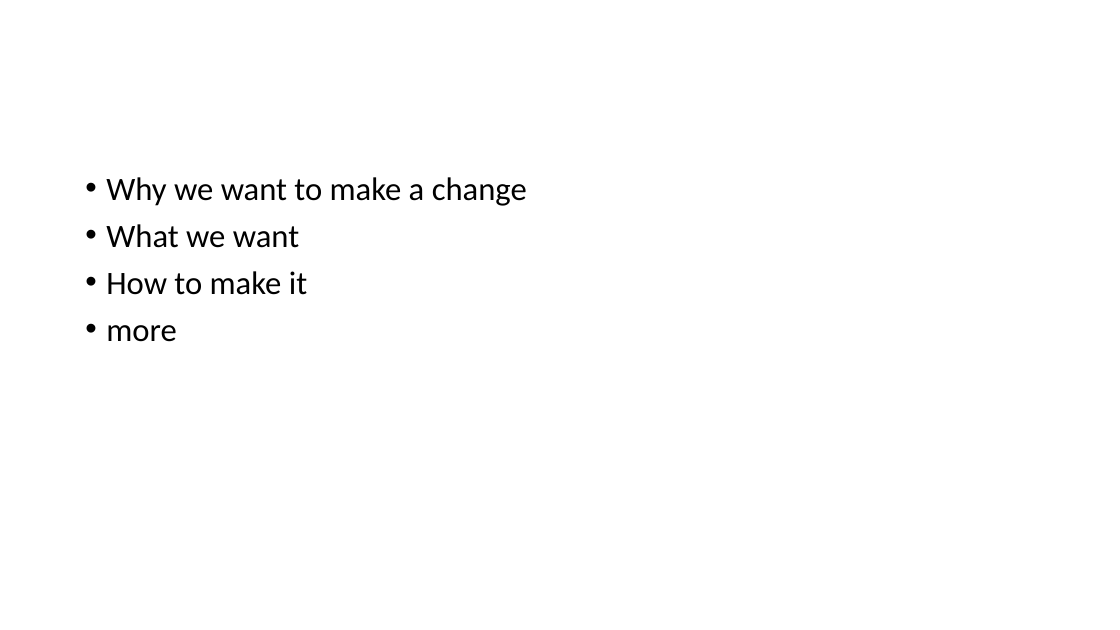
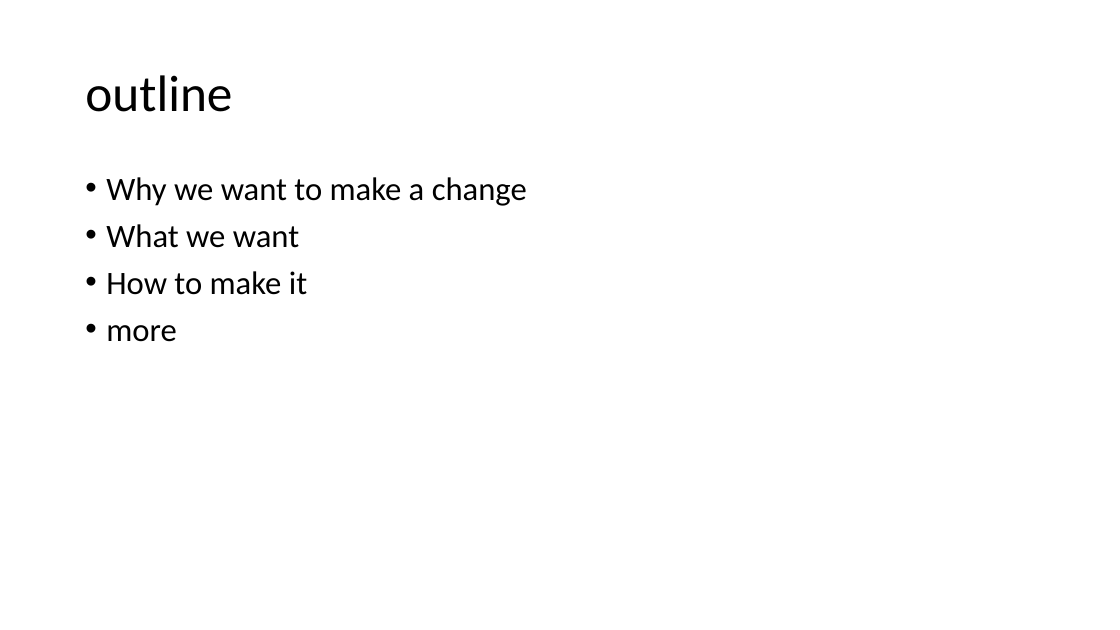
Before and after one commit to daisongsong1991/ppt, a slide deck: slide 2 of net_ppt.pptx. Drawn at 1120x630 pixels with LibreOffice and Linux fonts; fonts in the diff are those of the drawing. Boxes give left, top, right and bottom in pixels: in the first picture for what was removed or moved away, otherwise in the second. Text is boxed around its words. In the diff, an @@ line names an element or a change of style, - is before the commit and + after.

Commit message:
v5

```diff
--- a/net_ppt.pptx
+++ b/net_ppt.pptx
@@ title added at <box>85,75,232,112</box>, 44 pt, text #000000 @@
+outline
```
Also in this commit, not shown: 2 other slides changed, 1 slide removed.
